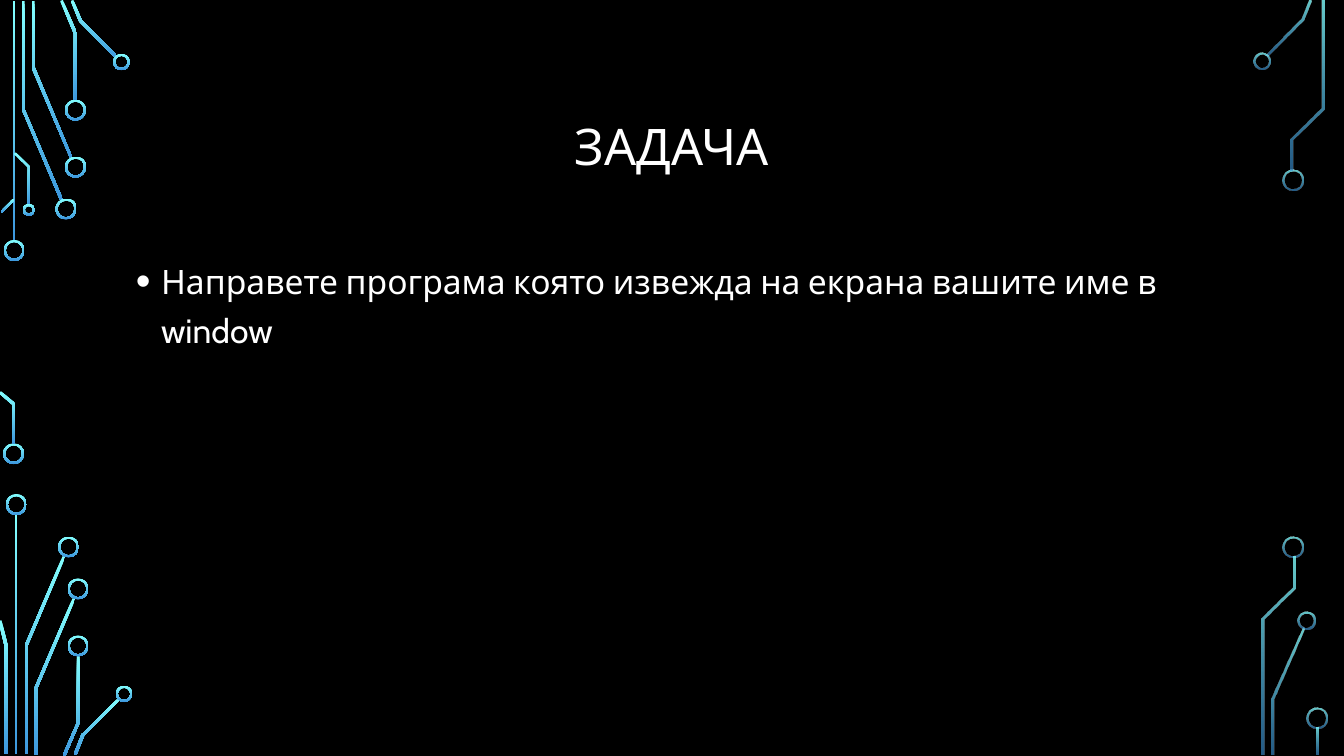
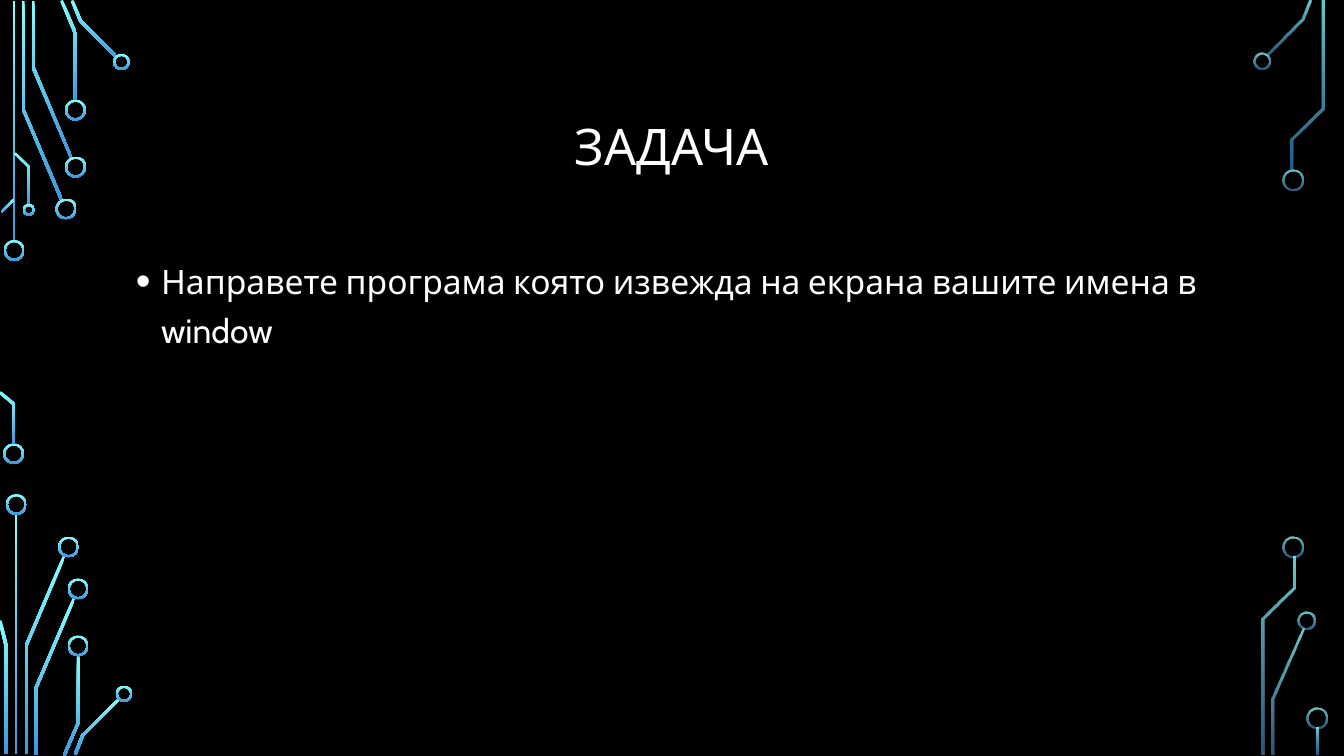
Before and after one commit to Bilyukov/java-course, a slide deck: slide 7 of 11.graphical-user-interface.pptx. Drawn at 1344x756 pixels with LibreOffice and Linux fonts; fonts in the diff are those of the drawing; background and template pictures are left out. Boxes give left, top, right and bottom in pixels: in the first picture for what was removed or moved away, otherwise in the second. Text is boxed around its words. In the diff, an @@ line names an element or a change of style, - is before the commit and + after.

```diff
--- a/11.graphical-user-interface.pptx
+++ b/11.graphical-user-interface.pptx
@@ text at [161, 270, 1196, 344]: text changed @@
-• Направете програма която извежда на екрана вашите име в window
+• Направете програма която извежда на екрана вашите имена в window
```
Also in this commit, not shown: 2 other slides changed, 1 other file.
